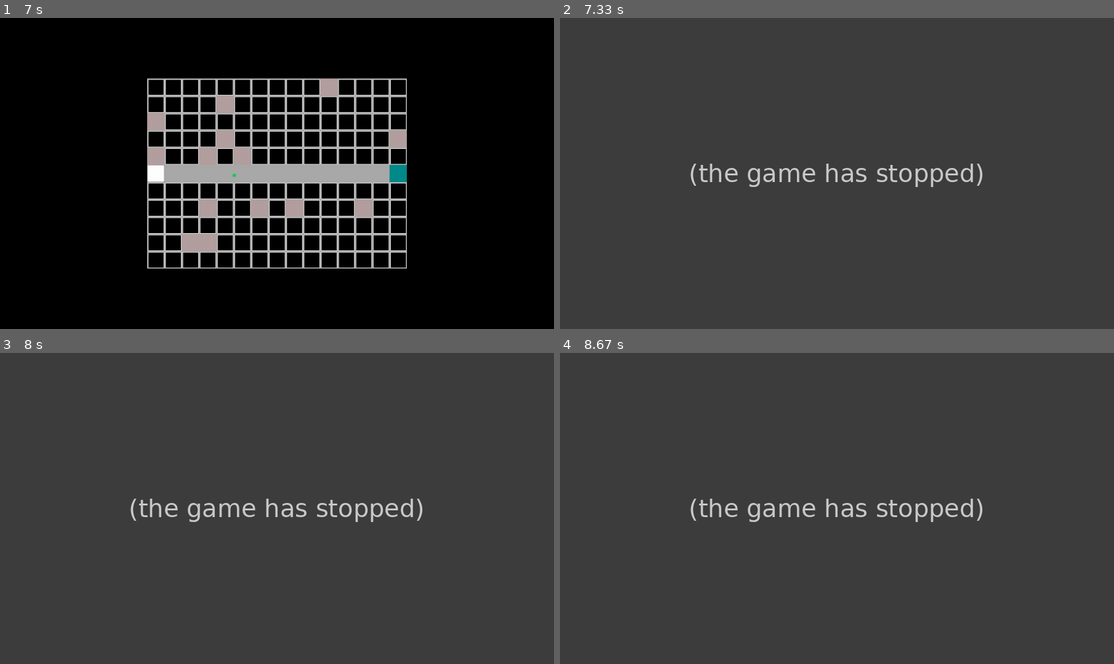
Above: before the commit, frames 1-4 (two rows, left to right).
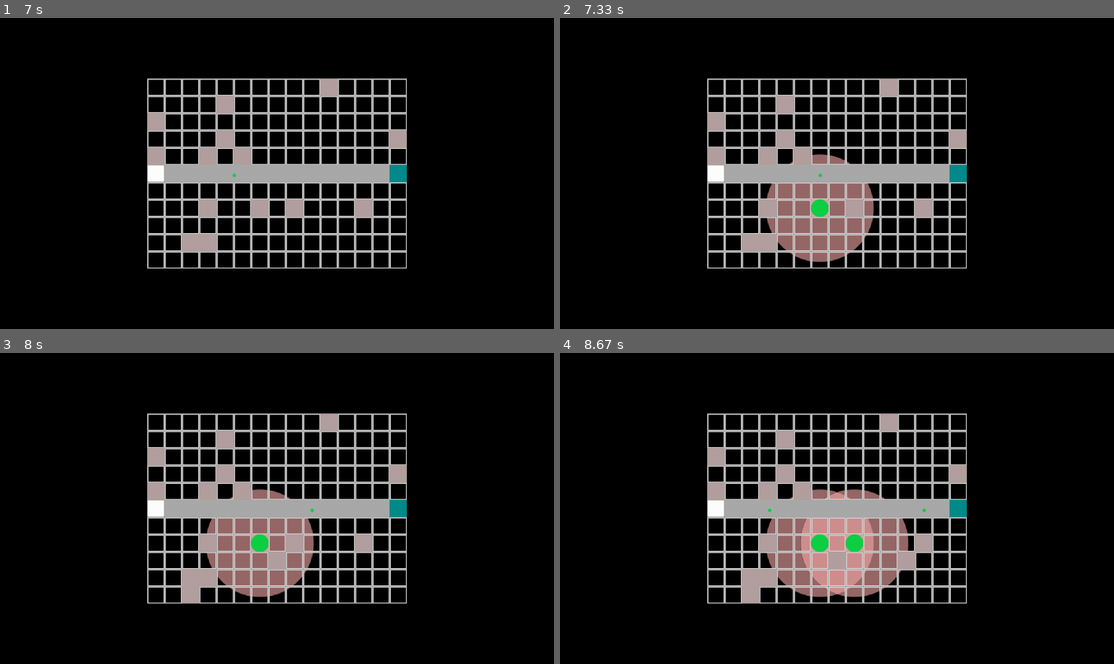
Above: after the commit, the same moments.

Repository: GawarWawar/pygame_project
Game: pygame game, started from main.py
The game is run twice, just before and just after one commit, with the same random seed, the same clock (stepped at 60 frames per second) and the same inputs.
Inputs (mouse positions are in pixels of both pictures, inside the frame that each line leads up to):
- Up to frame 1 (7 s): click (265, 210) at 0.38 s; click (182, 245) at 0.72 s; click (299, 210) at 1.05 s; click (210, 148) at 1.38 s; click (326, 92) at 2.85 s; click (232, 154) at 3.18 s; click (216, 142) at 3.52 s; click (354, 213) at 3.85 s; click (160, 154) at 4.75 s; click (210, 204) at 5.08 s; click (155, 120) at 5.42 s; click (221, 98) at 5.75 s; click (387, 136) at 6.08 s; click (199, 241) at 6.98 s
- Up to frame 2 (7.33 s): click (825, 201) at 7.32 s
- Up to frame 3 (8 s): click (188, 595) at 7.65 s; click (282, 555) at 7.98 s
- Up to frame 4 (8.67 s): click (914, 555) at 8.32 s; click (859, 536) at 8.65 s

Frame 1 is identical in both runs. In frame 2, 99% of the frame differs, in the area x 0-100%, y 0-100%; in frame 3, 99%; in frame 4, 100%.
Error before the commit: AttributeError: 'BasicTower' object has no attribute '_Sprite__g' (main.py line 107); the game stopped at 7.32 s (later frames are placeholders)

Commit message:
Revert "added detect for TurretRange"
This reverts commit a1d4e73438ddce7e653e16c6b15497e1f3059888.

Diff:
--- a/entities/basic_tiles.py
+++ b/entities/basic_tiles.py
@@ -2,7 +2,7 @@
 import pygame
 
 
-class Tile(pygame.sprite.Sprite):
+class Tile():
     fill_colour = (170, 170, 170)
     border_size = 1
     corner_radius = (-1, -1, -1, -1) #top_left, top_right, bottom_left, bottom_right
--- a/entities/towers.py
+++ b/entities/towers.py
@@ -6,19 +6,6 @@
 
 class TurretRange (basic_tiles.Tile):
     _image_path = pathlib.Path(__file__).parent.joinpath("pictures/TowerRange.png")
-    foes_in_range = pygame.sprite.Group()
-
-
-    def detect (
-        self,
-        foes: list[enemies.Enemy]
-    ):
-        for foe in foes:
-            if self.rect.colliderect(foe.rect):
-                self.foes_in_range.add(foe)
-            else:
-                foe.remove(self.foes_in_range)
-
 
 
 class Projectile (basic_tiles.Tile):
--- a/main.py
+++ b/main.py
@@ -24,8 +24,8 @@
 field.draw_field(screen)
 
 # Draw a map example
-entrances : list[tuple[int, int]] = []
-bases : list[tuple[int, int]] = []
+entrances :list[tuple[int, int]] = []
+bases :list[tuple[int, int]] = []
 for i in range(len(field.field_of_tiles)):
     if i == 0:
         tile_type = basic_tiles.Entrance
@@ -55,7 +55,6 @@
 pygame.time.set_timer(ENEMY_WAVE, 2000)
 
 foes : list[enemies.Enemy] = []
-turrets = pygame.sprite.Group()
 
 # Main game loop
 while running:
@@ -104,7 +103,6 @@
                             )
                         field.field_of_tiles[tile_arr_pos[0]][tile_arr_pos[1]].update(screen)
                         field.field_of_tiles[tile_arr_pos[0]][tile_arr_pos[1]].range.update(screen)
-                        turrets.add(field.field_of_tiles[tile_arr_pos[0]][tile_arr_pos[1]])
                     else:
                         field.field_of_tiles[tile_arr_pos[0]][tile_arr_pos[1]] \
                             = towers.TowerFundament(
